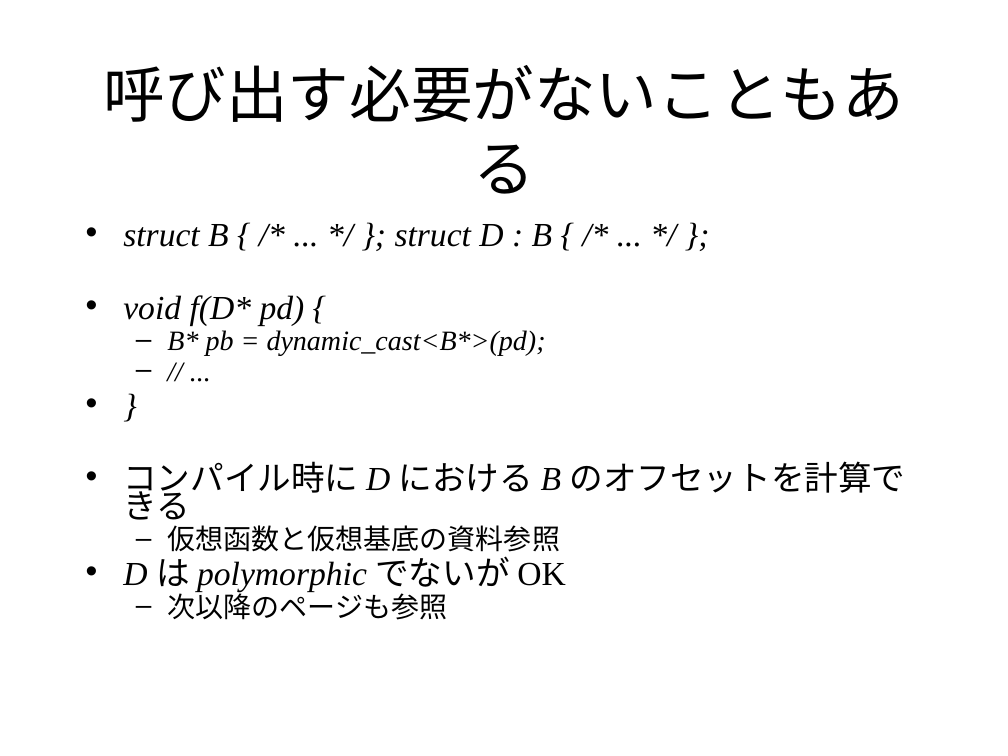
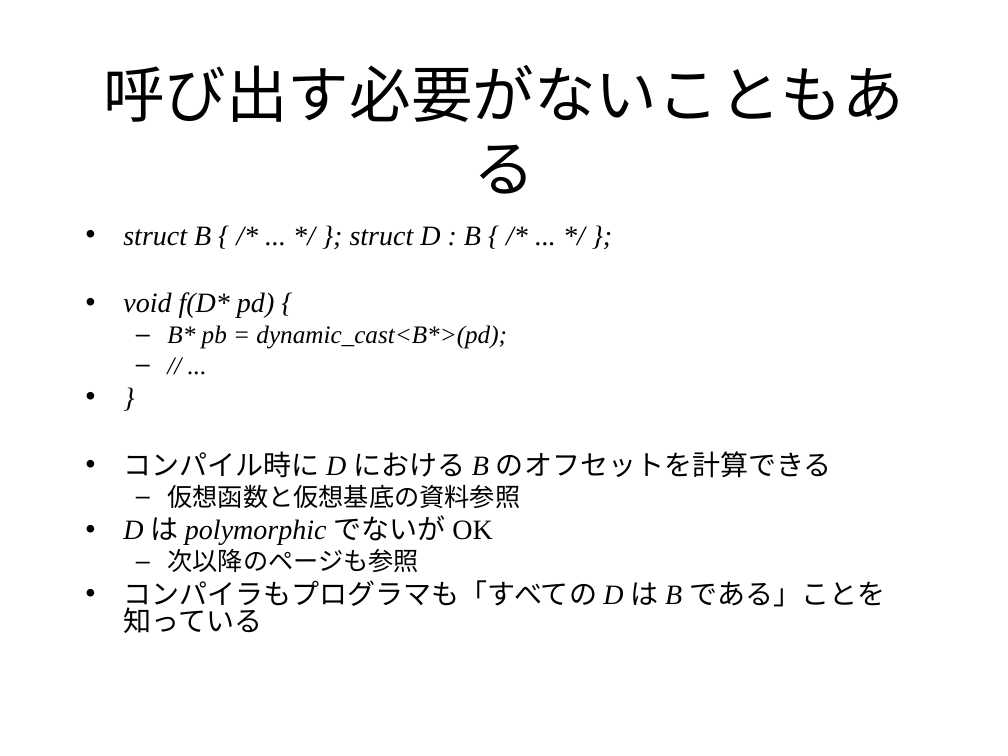
Before and after one commit to KeiHasegawa/cxx_doc, a slide deck: slide 4 of 29_dynamic_cast.ppt. Drawn at 1008x756 pixels with LibreOffice and Linux fonts; fonts in the diff are those of the drawing. Boxes give left, top, right and bottom in pixels: in the first picture for what was removed or moved away, otherwise in the second. Text is boxed around its words. In the diff, an @@ line names an element or a change of style, - is before the commit and + after.

```diff
--- a/29_dynamic_cast.ppt
+++ b/29_dynamic_cast.ppt
@@ text at (x1=123, y1=226, x2=832, y2=572): size 24 to 20 pt in "struct B { /* ... */ }; ...", "void f(D* pd) {", "}", "コンパイル時に D における B のオフセットを計算できる" and 1 more places; size 20 to 18 pt in "B* pb = dynamic_cast<B*>(pd);", "// ...", "仮想函数と仮想基底の資料参照", "次以降のページも参照"; line spacing 0.7 to 0.8; less space between paragraphs @@
@@ text at (x1=123, y1=580, x2=885, y2=633): paragraph added @@
+• コンパイラもプログラマも「すべての D は B である」ことを知っている
```
Also in this commit, not shown: 1 other slide changed, 1 other file.
